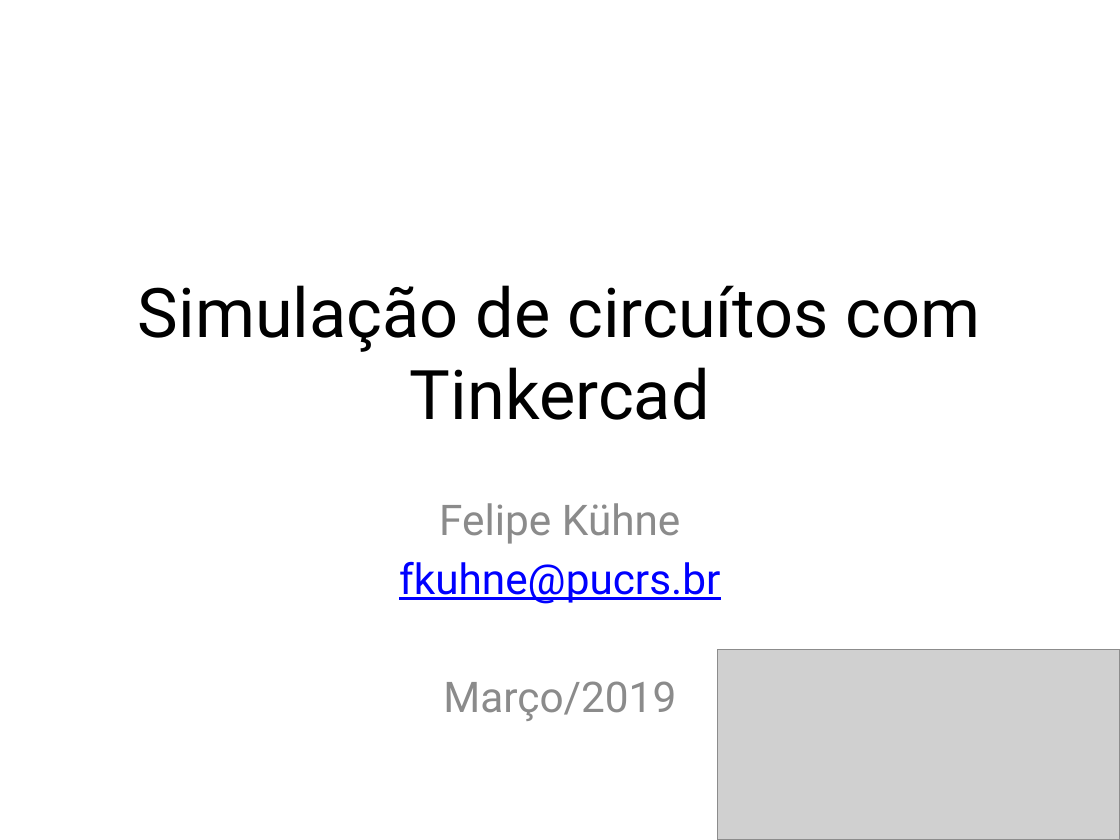
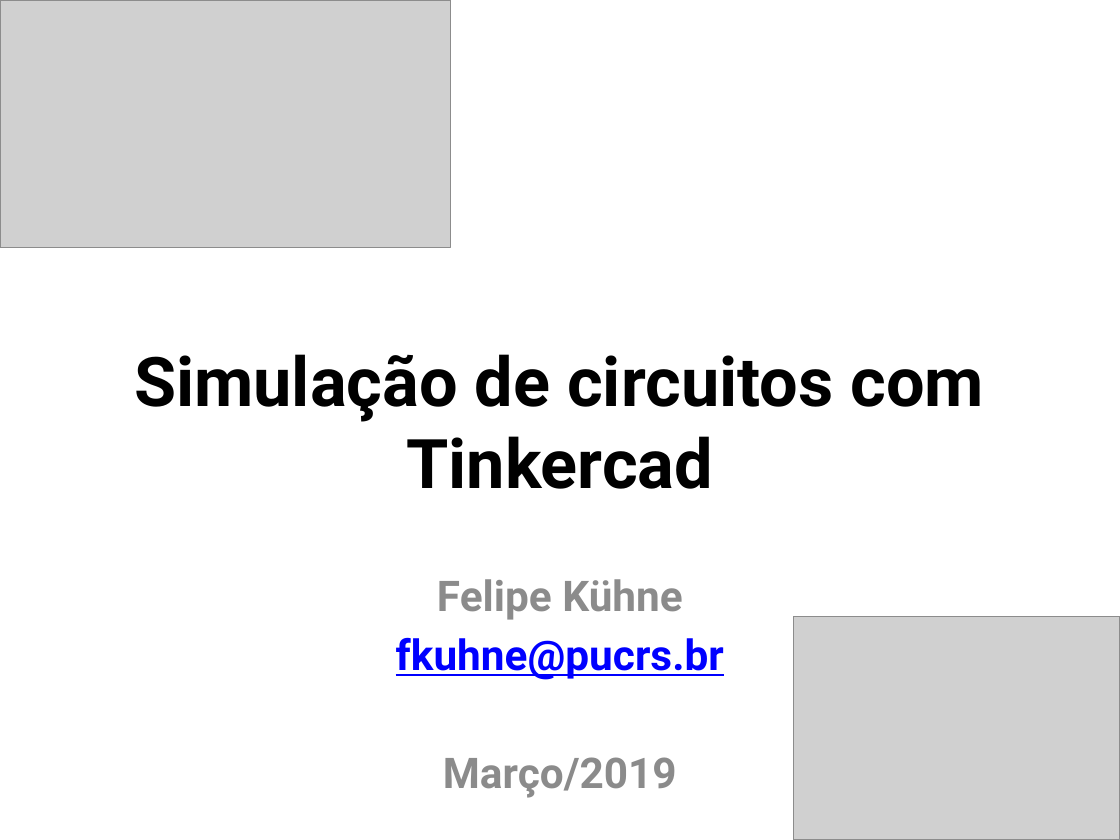
Before and after one commit to fkuhne/aday19, a slide deck: slide 1 of tinkercad/slides.pptx. Drawn at 1120x840 pixels with LibreOffice and Linux fonts; fonts in the diff are those of the drawing; grey boxes stand for pictures. Boxes give left, top, right and bottom in pixels: in the first picture for what was removed or moved away, otherwise in the second. Text is boxed around its words. In the diff, an @@ line names an element or a change of style, - is before the commit and + after.

```diff
--- a/tinkercad/slides.pptx
+++ b/tinkercad/slides.pptx
@@ picture added at (x1=0, y1=0, x2=450, y2=248) @@
@@ title at (x1=134, y1=354, x2=985, y2=489): text changed; bold on @@
-Simulação de circuítos com Tinkercad
+Simulação de circuitos com Tinkercad
@@ subtitle "Felipe Kühne" moved from (x1=399, y1=503, x2=720, y2=721) to (x1=396, y1=579, x2=724, y2=798) @@
@@ subtitle "Felipe Kühne" at (x1=396, y1=579, x2=724, y2=798): bold on @@
@@ picture resized from (x1=717, y1=650, x2=1120, y2=840) to (x1=794, y1=617, x2=1120, y2=840) @@
```
Also in this commit, not shown: 3 other slides changed, 2 slides added, 2 other files.
